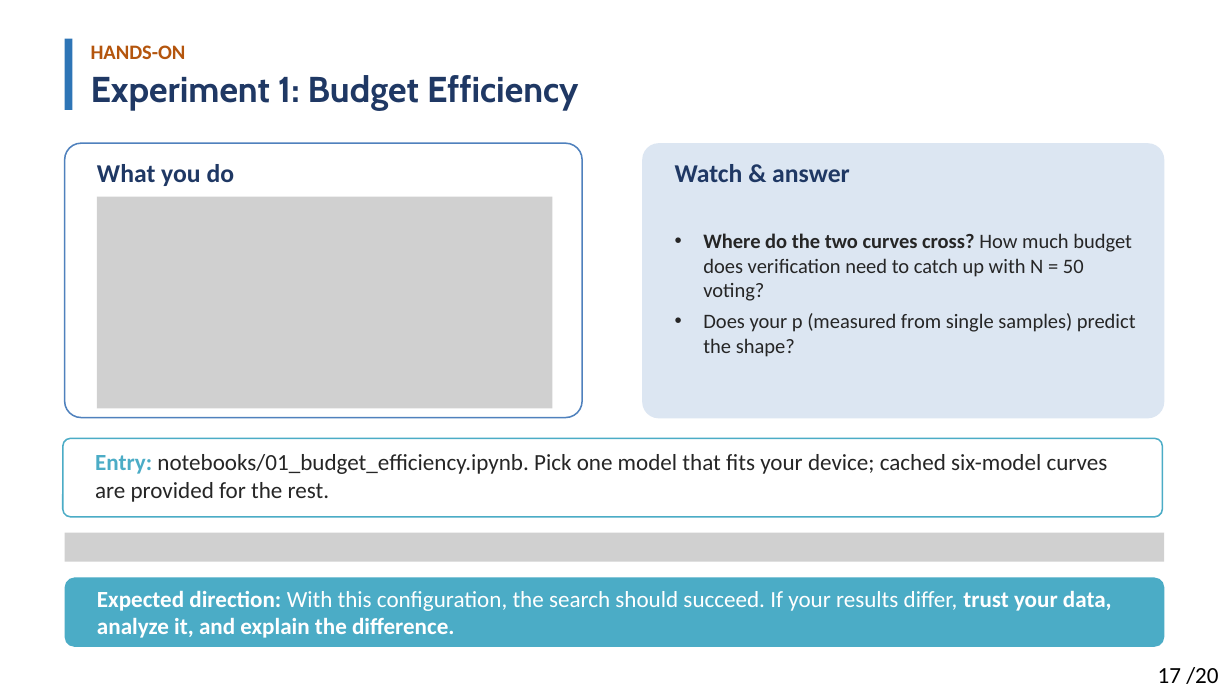
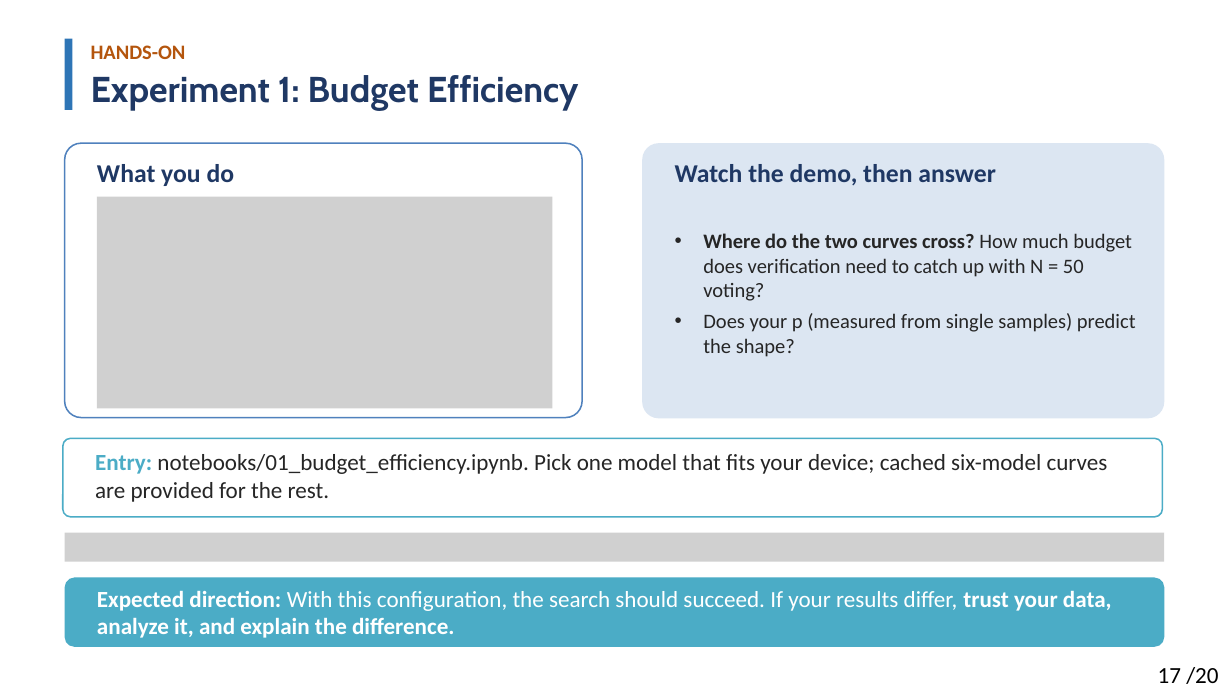
Before and after one commit to Solitus0726/search-vs-verify-course, a slide deck: slide 17 of slides/lecture_slides.pptx. Drawn at 1232x693 pixels with LibreOffice and Linux fonts; fonts in the diff are those of the drawing; grey boxes stand for pictures. Boxes give left, top, right and bottom in pixels: in the first picture for what was removed or moved away, otherwise in the second. Text is boxed around its words. In the diff, an @@ line names an element or a change of style, - is before the commit and + after.

```diff
--- a/slides/lecture_slides.pptx
+++ b/slides/lecture_slides.pptx
@@ text at bbox=[675, 164, 996, 185]: text changed @@
-Watch & answer
+Watch the demo, then answer
```
Also in this commit, not shown: 10 other slides changed, 1 other file.
